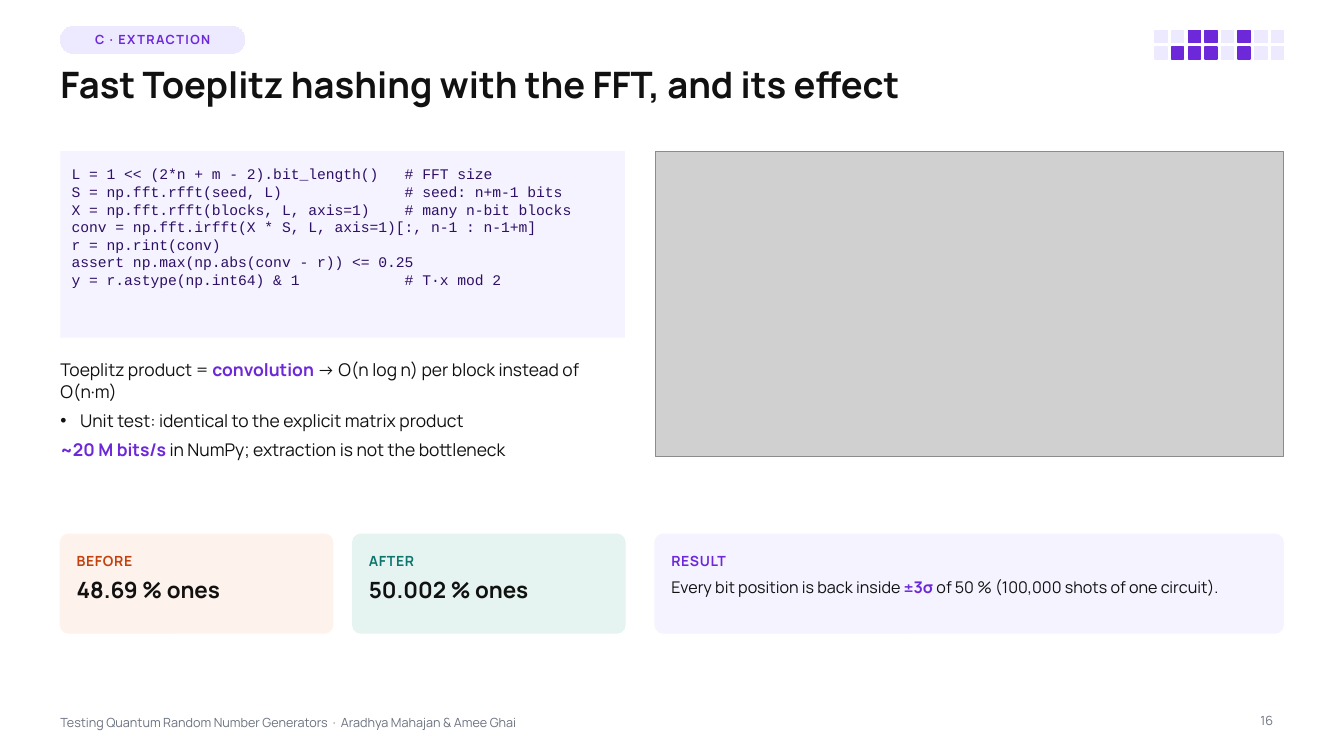
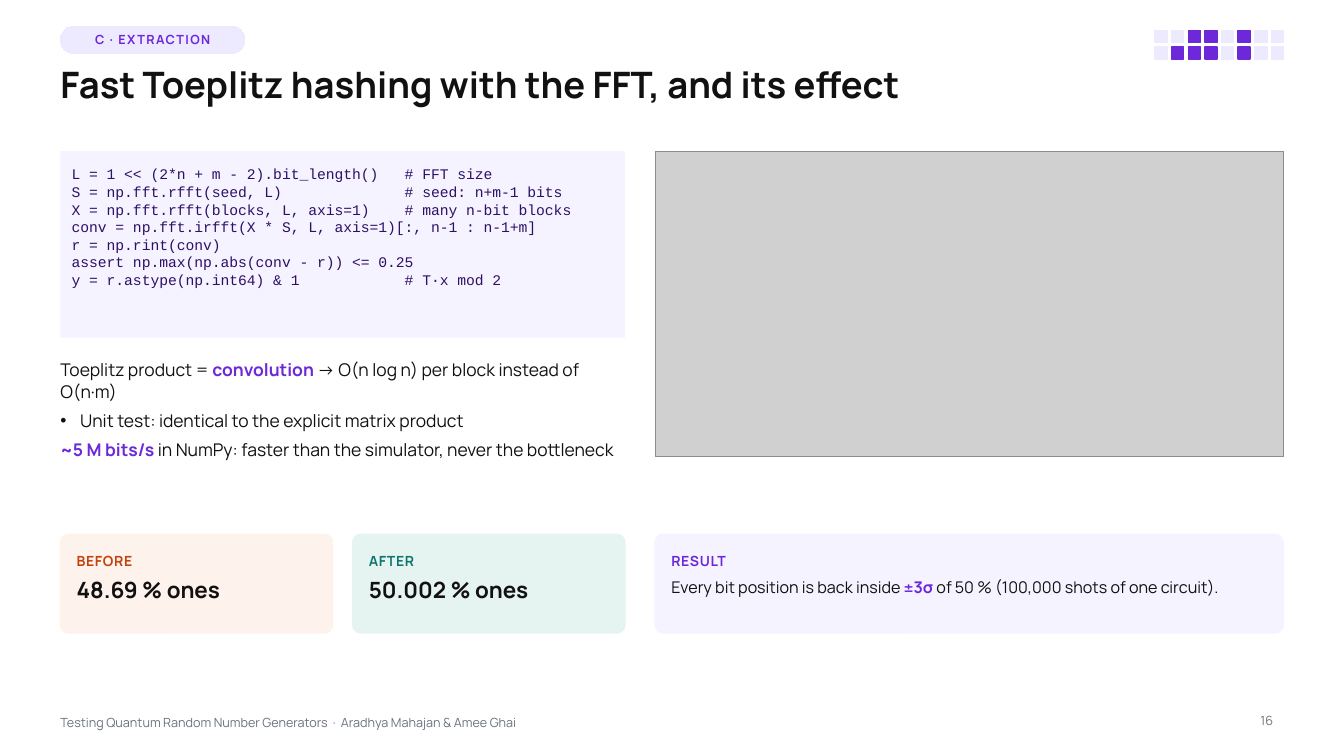
Before and after one commit to Aradhya2708/Quantum-RNG-Proj, a slide deck: slide 16 of presentation/QRNG_Testing_Lecture.pptx. Drawn at 1344x756 pixels with LibreOffice and Linux fonts; fonts in the diff are those of the drawing; grey boxes stand for pictures. Boxes give left, top, right and bottom in pixels: in the first picture for what was removed or moved away, otherwise in the second. Text is boxed around its words. In the diff, an @@ line names an element or a change of style, - is before the commit and + after.

```diff
--- a/presentation/QRNG_Testing_Lecture.pptx
+++ b/presentation/QRNG_Testing_Lecture.pptx
@@ text at (60,443,614,461): text changed @@
-• ~20 M bits/s in NumPy; extraction is not the bottleneck
+• ~5 M bits/s in NumPy: faster than the simulator, never the bottleneck
```
Also in this commit, not shown: 1 other slide changed, 2 other files.
